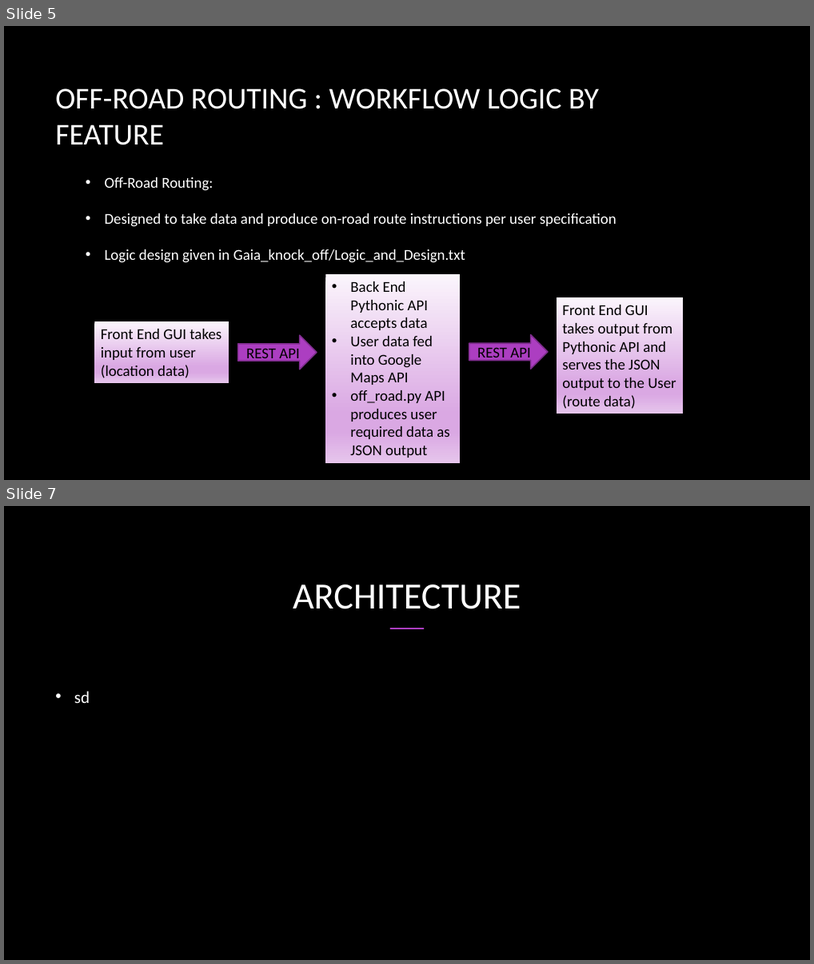
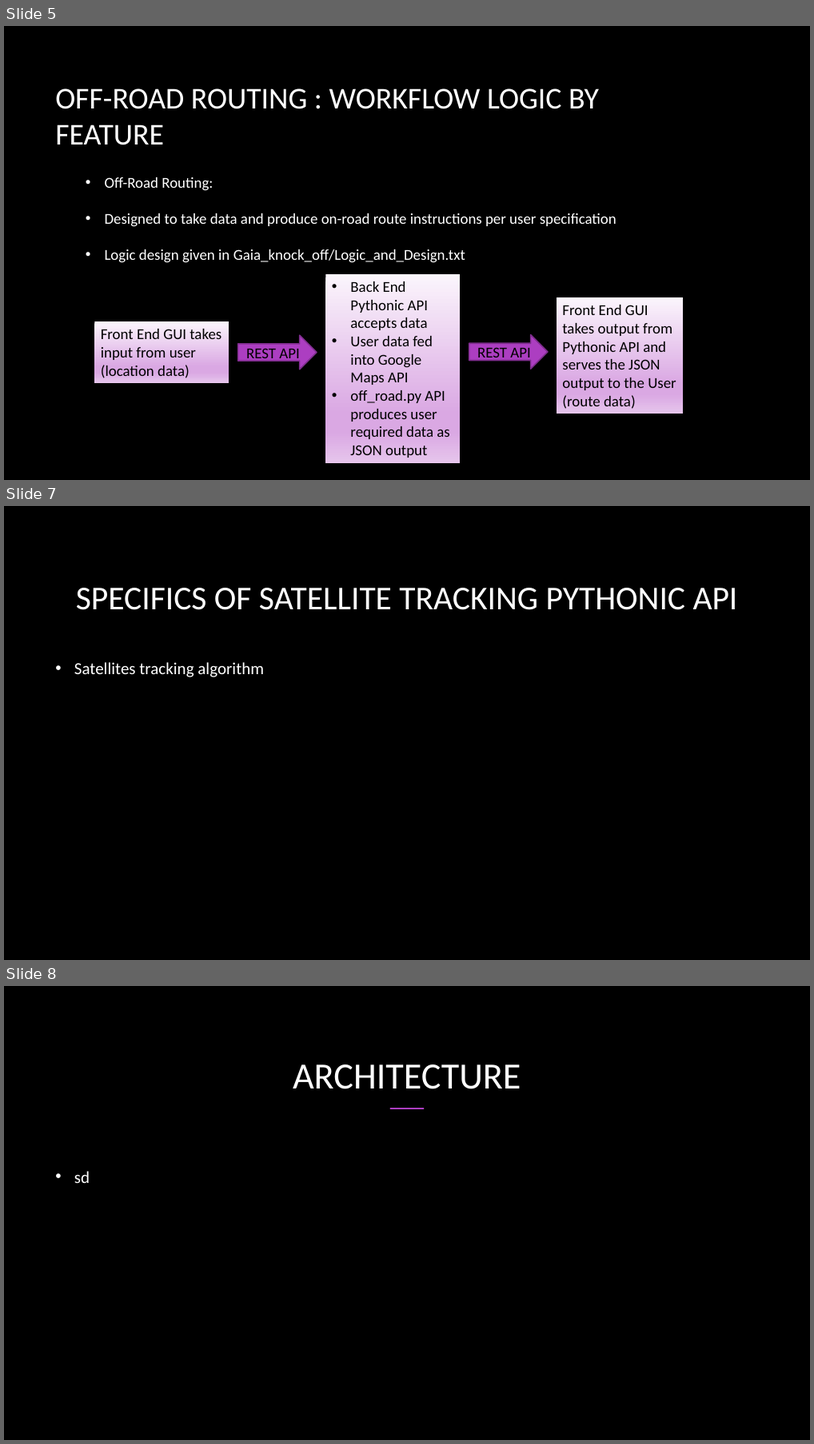
Before and after one commit to Orko24/PLTR_GAIA_4, a slide deck: Workflow/GAIA knockoff Logic WorkFlow.pptx. Shown one above the other, each under a label of ours: slides 5 and 7 before the commit, slides 5, 7 and 8 after it; the slides between them are not shown. The pictures are 814x964 and 814x1444 pixels, drawn with LibreOffice and Linux fonts; fonts in the diff are those of the drawing; background and template pictures are left out. Boxes give left, top, right and bottom in pixels: in the first picture for what was removed or moved away, otherwise in the second. Text is boxed around its words. In the diff, an @@ line names an element or a change of style, - is before the commit and + after.

```diff
--- a/Workflow/GAIA knockoff Logic WorkFlow.pptx
+++ b/Workflow/GAIA knockoff Logic WorkFlow.pptx
@@ slide 7 added at [4, 506, 810, 960], background picture (left out) @@
@@ title added at [76, 588, 738, 610], 39.6 pt, text #FFFFFF @@
+SPECIFICS OF SATELLITE TRACKING PYTHONIC API
@@ text added at [74, 662, 264, 677], 20 pt, text #FFFFFF @@
+• Satellites tracking algorithm
@@ what was slide 7 is now slide 8 @@
```
Also in this commit, not shown: 1 slide changed, 2 other files.
